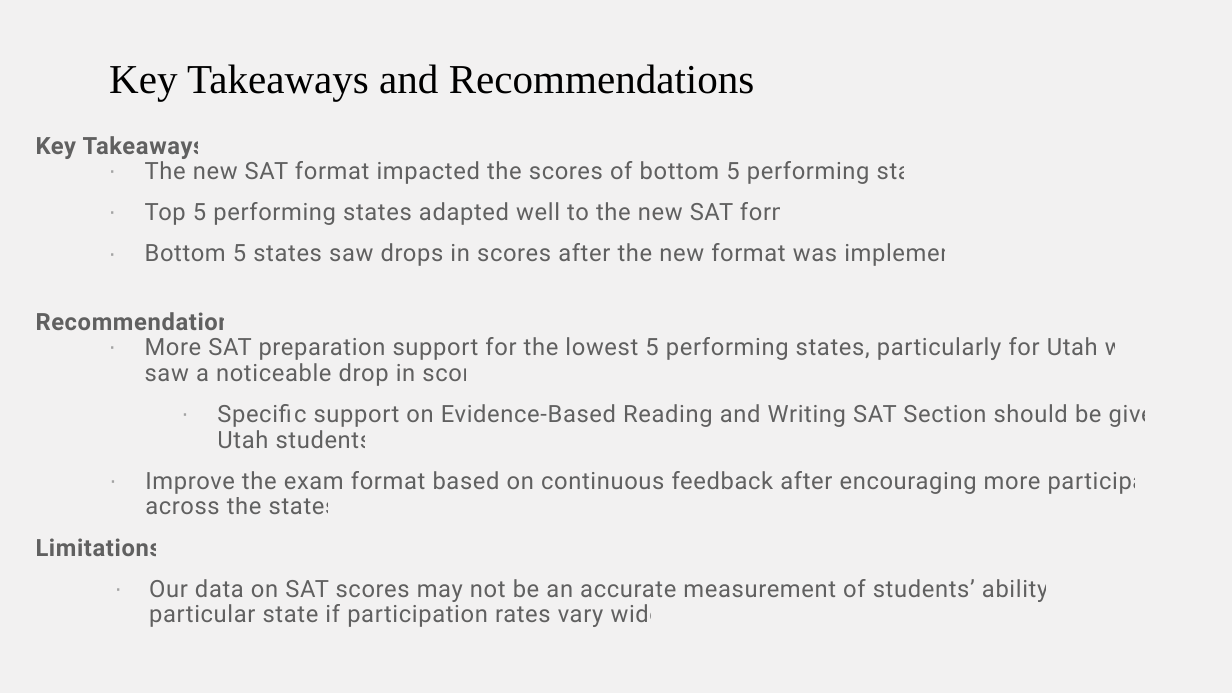
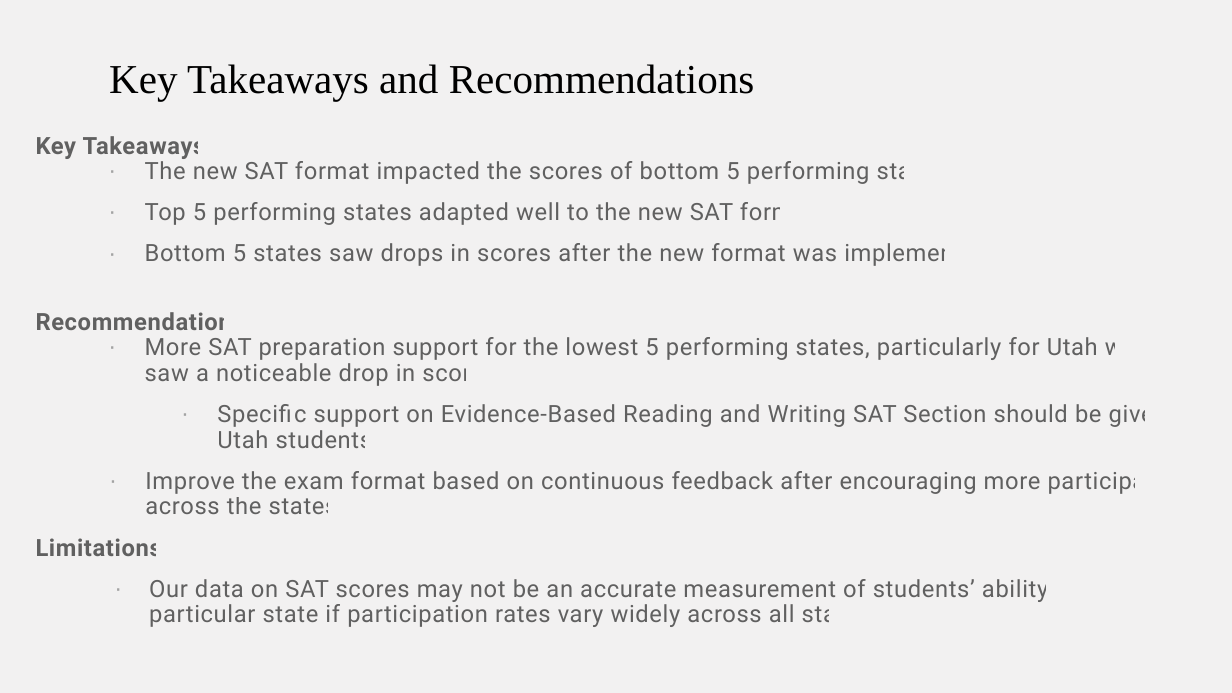
Before and after one commit to casper-wjs/General-assembly-projects, a slide deck: slide 8 of project_1/Project 1 Presentation.pptx. Drawn at 1232x693 pixels with LibreOffice and Linux fonts; fonts in the diff are those of the drawing. Boxes give left, top, right and bottom in pixels: in the first picture for what was removed or moved away, otherwise in the second. Text is boxed around its words. In the diff, an @@ line names an element or a change of style, - is before the commit and + after.

```diff
--- a/project_1/Project 1 Presentation.pptx
+++ b/project_1/Project 1 Presentation.pptx
@@ text at [149, 579, 1048, 627]: text changed @@
-        · Our data on SAT scores may not be an accurate measurement of students’ ability in a particular state if participation rates vary widely
+        · Our data on SAT scores may not be an accurate measurement of students’ ability in a particular state if participation rates vary widely across all states
```
Also in this commit, not shown: 1 other slide changed, 4 other files.
